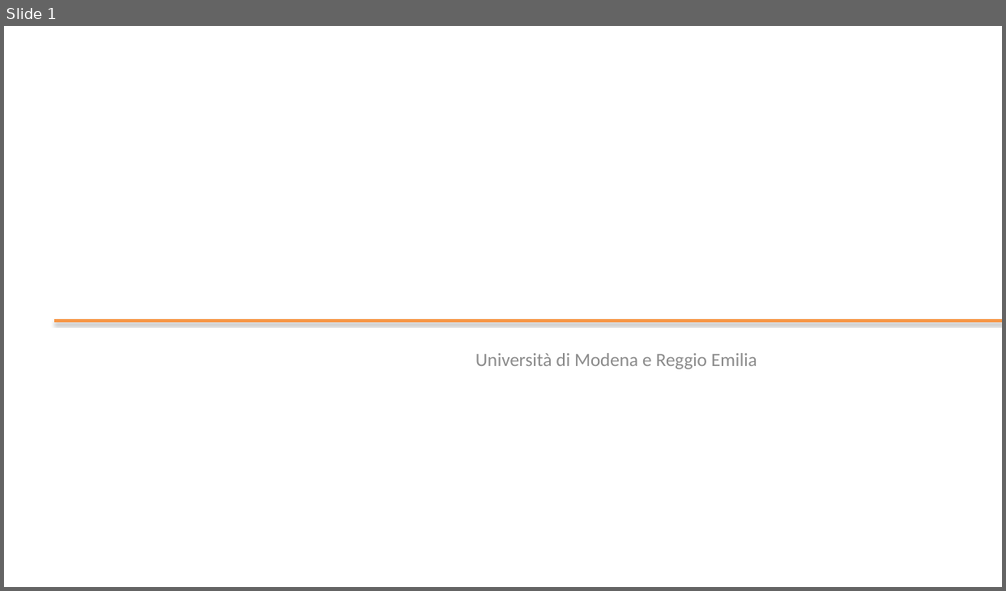
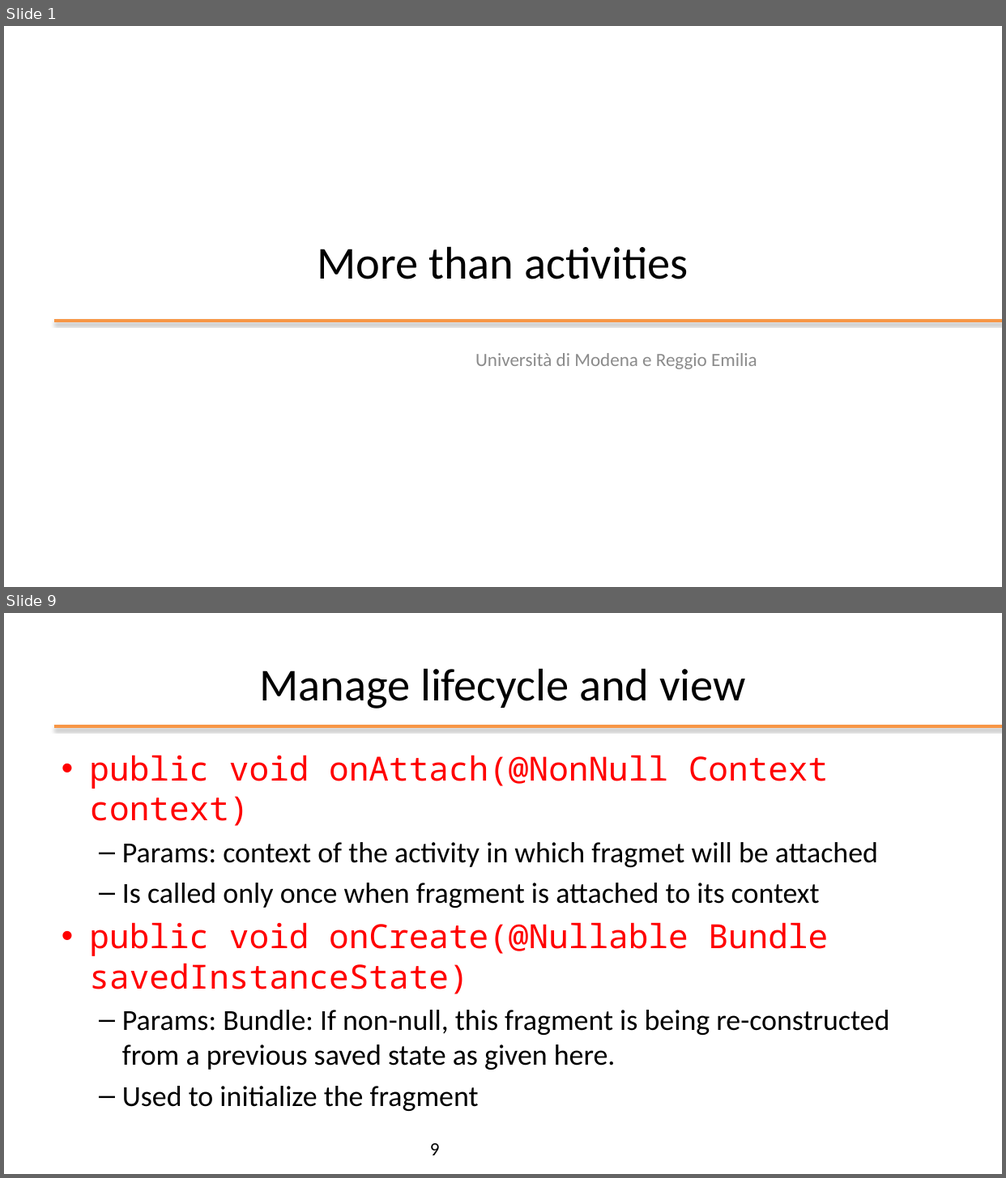
Before and after one commit to kevinmala00/ATTIVITA-PROGETTUALE, a slide deck: slides/05 - More than activities.pptx. Shown one above the other, each under a label of ours: slide 1 before the commit, slides 1 and 9 after it; the slides between them are not shown. The pictures are 1006x591 and 1006x1178 pixels, drawn with LibreOffice and Linux fonts; fonts in the diff are those of the drawing; background and template pictures are left out. Boxes give left, top, right and bottom in pixels: in the first picture for what was removed or moved away, otherwise in the second. Text is boxed around its words. In the diff, an @@ line names an element or a change of style, - is before the commit and + after.

```diff
--- a/slides/05 - More than activities.pptx
+++ b/slides/05 - More than activities.pptx
@@ slide 9 added at <box>4,613,1002,1174</box>, background #FFFFFF @@
@@ title added at <box>259,668,746,709</box>, 44 pt, text #000000 @@
+Manage lifecycle and view
@@ line added from (54, 726) to (1002, 726), #F79646 3 pt @@
@@ text added at <box>89,755,889,1111</box>, 28 pt, text #000000 @@
+• public void onAttach(@NonNull Context context)
+  – Params: context of the activity in which fragmet will be attached
+  – Is called only once when fragment is attached to its context
+• public void onCreate(@Nullable Bundle savedInstanceState)
+  – Params: Bundle: If non-null, this fragment is being re-constructed from a previous saved state as given here.
+  – Used to initialize the fragment
@@ page number added at <box>430,1144,440,1156</box>, 18 pt, text #000000 @@
+9
@@ slide 1 changed as well @@
@@ title added at <box>317,246,688,280</box>, 44 pt, text #000000 @@
+More than activities
```
Also in this commit, not shown: 36 other slides added, 1 slide removed.
